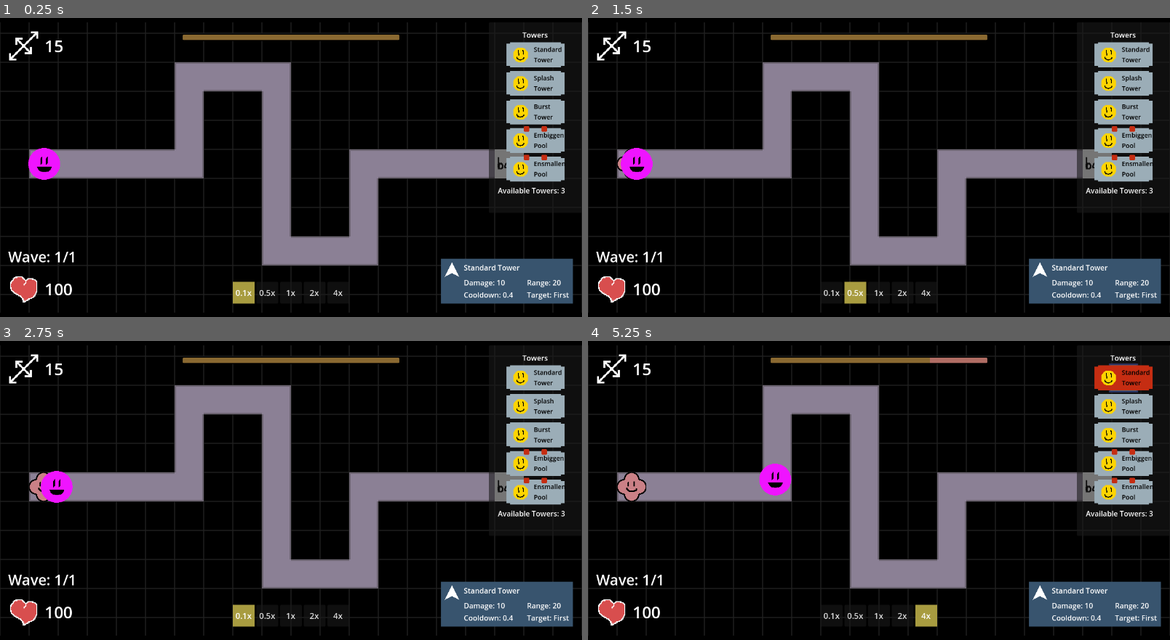
Above: before the commit, frames 1-4 (two rows, left to right).
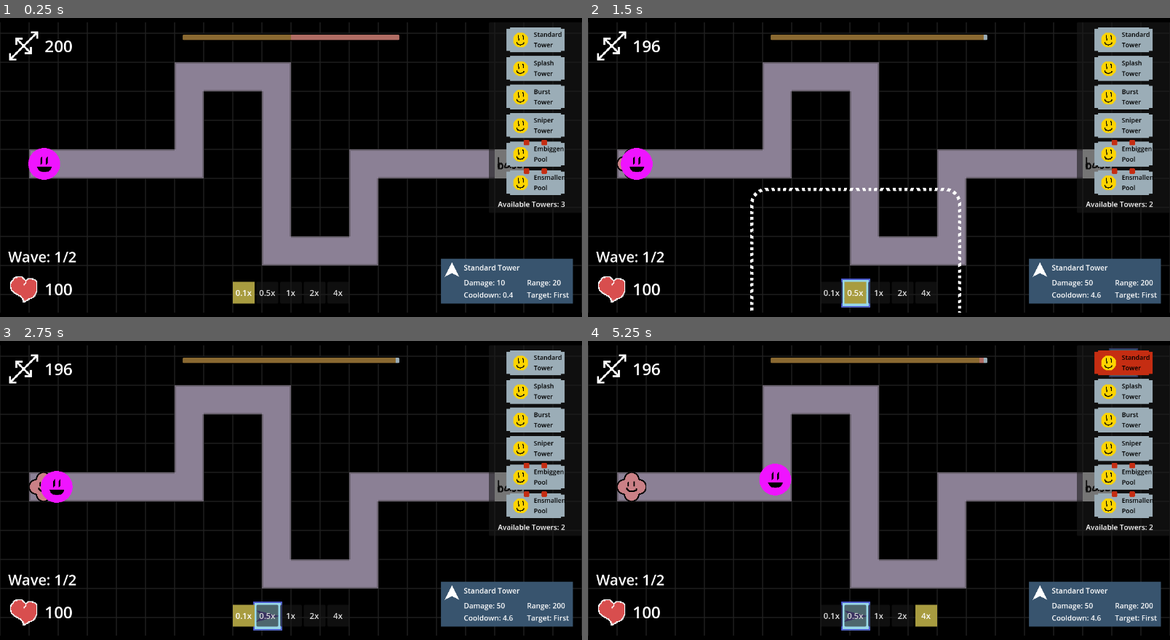
Above: after the commit, the same moments.

Repository: ladybunne/gmtk-game-jam-2024
Game: Godot game, scene res://MainScene.tscn
Two runs of this game, one before a commit and one after it. Both use one fixed random seed, a clock stepped at 60 frames per second and the inputs below.
Inputs (mouse positions are in pixels of both pictures, inside the frame that each line leads up to):
- Up to frame 1 (0.25 s): no input
- Up to frame 2 (1.5 s): click (1123, 125) at 0.5 s, where only the run after the commit has a clickable "Sniper Tower"; click "0.5x" at 1.25 s
- Up to frame 3 (2.75 s): click "0.1x" at 2 s
- Up to frame 4 (5.25 s): click "1x" at 2.75 s; click "2x" at 3.5 s; click "4x" at 4.25 s; click "Standard Tower" at 5 s

The runs differ from the first frame. In frame 1, 4.2% of the frame differs, in the area x 7-98%, y 3-82%; in frame 2, 4.6%; in frame 3, 4.3%; in frame 4, 4.8%, in the area x 9-98%, y 2-97%.

Commit message:
New Wave Bossanova + AudioStuff and towers

Diff:
--- /dev/null
+++ b/Assets/Polygons/SniperGon.tscn
@@ -0,0 +1,10 @@
+[gd_scene format=3 uid="uid://df4ah82qfo3a6"]
+
+[node name="Polygon2D" type="Polygon2D"]
+scale = Vector2(0.8, 0.8)
+color = Color(0.678, 0.847, 0.902, 1)
+polygon = PackedVector2Array(32, 0, -32, 16, -16, 0, -32, -16)
+
+[node name="FiringPoint" type="Node2D" parent="."]
+unique_name_in_owner = true
+position = Vector2(32, 0)
--- a/AudioManager.gd
+++ b/AudioManager.gd
@@ -22,7 +22,7 @@
 	_add_bus("SFX")
 
 	# create audio source
-	_create_2DaudioSources(2)
+	_create_2DaudioSources(30)
 	_create_3DaudioSources(5)
 	_create_musicAudioSources(2)
 
--- a/GameManager.gd
+++ b/GameManager.gd
@@ -1,6 +1,6 @@
 extends Node
 
-var buildResource = 15
+var buildResource = 200
 var areaToBuildResourceRatio = 1.0/1024.0
 
 var barMax
@@ -101,6 +101,10 @@
 				p.position = p.get_global_mouse_position()
 				get_tree().get_first_node_in_group("bigButton" if poolIsBig else "smallButton").ConsumeCharge()
 				placingPool = false
+				if poolIsBig:
+					AudioManager.play_sfx("mwap")
+				else:
+					AudioManager.play_sfx("awmp")
 
 
 			if placing:
--- a/GameThings/Enemy.gd
+++ b/GameThings/Enemy.gd
@@ -1,6 +1,7 @@
 class_name Enemy extends CharacterBody2D
 
 var data: UnitData
+var baseSpeed: float = 100
 @export var speed: float = 100
 @export var health: float = 100
 @export var type: UnitData.UnitType
@@ -28,7 +29,8 @@
 	data = myData
 
 func setup():
-	speed = data.startSpeed
+	baseSpeed = data.startSpeed
+	speed = baseSpeed
 	health = data.startHealth
 	bigness = health
 	maxHealth = health
@@ -117,15 +119,25 @@
 	maxHealth += damage
 	%ProgressBar.max_value += damage
 	bigness += damage
+	update_speed(damage, false)
 	%ProgressBar.show()
 	updateScale()
 	update_healthbar()
+
+func update_speed(modifier: float, faster: bool):
+	if faster:
+		speed += modifier
+	else:
+		speed -= modifier
+	if speed < baseSpeed/2:
+		speed = baseSpeed/2
 
 func ensmallen(damage: float):
 	maxHealth -= damage
 	%ProgressBar.max_value -= damage
 	bigness -= damage
 	checkDead()
+	update_speed(damage, true)
 	%ProgressBar.show()
 	updateScale()
 	update_healthbar()
--- a/GameThings/Spawner.gd
+++ b/GameThings/Spawner.gd
@@ -27,7 +27,7 @@
 	get_tree().get_first_node_in_group("WaveText").text = "Wave: " \
 	+str(currentWaveIndex+1)+"/"+str(waveSet.waves.size())
 
-func spawn_unit():
+func spawn_units():
 	while currentUnitIndex < currentCorps.units.size():
 		create_enemy(currentUnit)
 		next_unit_spawn_timer.wait_time = currentCorps.unitInterval
@@ -43,10 +43,10 @@
 		get_parent().add_child(new_enemy)
 
 
-func spawn_corps(corps: CorpsData):
+func spawn_all_corps(corps: CorpsData):
 	while currentCorpsIndex < currentWave.corps.size():
 		print("Wave "+str(currentWaveIndex+1) + ", Corps "+str(currentCorpsIndex+1))
-		spawn_unit()
+		spawn_units()
 		next_corps_spawn_timer.wait_time = currentWave.corpsInterval
 		next_corps_spawn_timer.start()
 		await next_corps_spawn_timer.timeout
@@ -55,12 +55,12 @@
 
 func spawn_wave(wave: WaveData):
 	while currentWaveIndex < waveSet.waves.size():
-		spawn_corps(currentCorps)
+		await spawn_all_corps(currentCorps)
+		currentWaveIndex+=1
+		GameManager.availableTowers += 0.5
 		next_wave_timer.wait_time = waveSet.waveInterval
 		next_wave_timer.start()
 		await next_wave_timer.timeout
-		currentWaveIndex+=1
-		GameManager.availableTowers += 0.5
 	print("out of waves")
 
 #DEPRECATED
--- a/GameThings/Tower.gd
+++ b/GameThings/Tower.gd
@@ -14,9 +14,13 @@
 @onready var standard_gon: PackedScene = preload("res://Assets/Polygons/StandardGon.tscn")
 @onready var capacity_gon: PackedScene = preload("res://Assets/Polygons/CapacityGon.tscn")
 @onready var splash_gon: PackedScene = preload("res://Assets/Polygons/SplashGon.tscn")
+@onready var sniper_gon: PackedScene = preload("res://Assets/Polygons/SniperGon.tscn")
 @onready var sprite: Node2D:
 	get:
 		return polygon
+var isEqualizer: bool:
+	get:
+		return tower_data.type == TowerData.TowerType.Equalizer
 enum TargetingMode {
 	FIRST,
 	LAST,
@@ -78,6 +82,10 @@
 			damage *= currentCost/4
 		TowerData.TowerType.Ensmallen:
 			damage *= currentCost/4
+		TowerData.TowerType.Sniper:
+			cooldown -= currentCost/10
+			damage *= currentCost/8
+
 
 func Setup():
 	setup = true
@@ -90,6 +98,9 @@
 			add_child(polygon)
 		TowerData.TowerType.Splash:
 			polygon = splash_gon.instantiate()
+			add_child(polygon)
+		TowerData.TowerType.Sniper:
+			polygon = sniper_gon.instantiate()
 			add_child(polygon)
 		_:
 			pass
@@ -122,7 +133,7 @@
 			buffer_shot = false
 
 func _draw() -> void:
-	if target != null:
+	if target != null && !isEqualizer:
 		draw_line(to_local(firing_point.global_position),to_local(target.position), polygon.color, 2)
 
 func recolor():
@@ -147,6 +158,8 @@
 
 func retarget():
 	target = null
+	if isEqualizer:
+		return
 	if handle.resizing: return
 	for enemy in enemies_in_range:
 		if target == null:
@@ -202,7 +215,7 @@
 				damage_volley()
 			TowerData.TowerType.Splash:
 				#radius around target is affected
-				print("sploosh")
+				#print("sploosh")
 				for enemy in get_tree().get_nodes_in_group("Enemy"):
 					if enemy.global_position.distance_to(target.global_position) < splash_range:
 						#print(enemy.name + " is about to get splooshed")
@@ -212,14 +225,37 @@
 						else:
 							enemy.take_damage(damage, enemy.position-target.position)
 				splash_visibility(target.global_position)
+			TowerData.TowerType.Sniper:
+				target.take_damage(damage, directionToEnemy)
+			TowerData.TowerType.Equalizer:
+				print("this shouldn't happen because equalizers don't target")
 			_:
 				print("how did we have NO TowerType?")
+		if isEqualizer:
+			Equalize()
 		AudioManager.play_sfx(tower_data.shot_sfx_string)
 		if !override_standard:
 			shot_timer.start(cooldown)
 	else:
 		shot_timer.stop() #idk if i need this but ohwell
 		buffer_shot = true #
+
+func Equalize():
+	var totalBigness: float = 0
+	var totalHealth: float = 0
+	var totalSpeed: float = 0
+	for enemy in enemies_in_range:
+		totalBigness+- enemy.bigness
+		totalHealth += enemy.health
+		totalSpeed += enemy.speed
+	var averageBig = totalBigness/enemies_in_range.size()
+	var averageHealth = totalHealth/enemies_in_range.size()
+	var averageSpeed = totalSpeed/enemies_in_range.size()
+
+	for enemy in enemies_in_range:
+		enemy.health = lerpf(enemy.health, averageHealth, tower_data.damage)
+		enemy.speed = lerpf(enemy.speed, averageSpeed, tower_data.damage)
+		enemy.bigness = lerpf(enemy.bigness, averageBig, tower_data.damage)
 
 func splash_visibility(position: Vector2):
 	var sprite = Sprite2D.new()
--- /dev/null
+++ b/GameThings/TowerResources/DebuffTower.tres
@@ -0,0 +1,15 @@
+[gd_resource type="Resource" script_class="TowerData" load_steps=2 format=3 uid="uid://d28j28j2kco5y"]
+
+[ext_resource type="Script" path="res://GameThings/TowerResources/TowerData.gd" id="1_3kl2f"]
+
+[resource]
+resource_local_to_scene = true
+script = ExtResource("1_3kl2f")
+damage = 5.0
+cooldown = 0.5
+target_range = 10.0
+splash_range = 200.0
+ammo_capacity = 10.0
+rate_of_fire = 0.1
+type = 7
+shot_sfx_string = "gurgle"
--- /dev/null
+++ b/GameThings/TowerResources/EqualizerTower.tres
@@ -0,0 +1,14 @@
+[gd_resource type="Resource" script_class="TowerData" load_steps=2 format=3 uid="uid://bk04pbhemvs06"]
+
+[ext_resource type="Script" path="res://GameThings/TowerResources/TowerData.gd" id="1_jbrba"]
+
+[resource]
+script = ExtResource("1_jbrba")
+damage = 5.0
+cooldown = 0.0
+target_range = 100.0
+splash_range = 200.0
+ammo_capacity = 10.0
+rate_of_fire = 0.1
+type = 6
+shot_sfx_string = ""
--- /dev/null
+++ b/GameThings/TowerResources/SniperTower.tres
@@ -0,0 +1,15 @@
+[gd_resource type="Resource" script_class="TowerData" load_steps=2 format=3 uid="uid://c4wjsnb3kd8rm"]
+
+[ext_resource type="Script" path="res://GameThings/TowerResources/TowerData.gd" id="1_cgvbt"]
+
+[resource]
+resource_local_to_scene = true
+script = ExtResource("1_cgvbt")
+damage = 100.0
+cooldown = 5.0
+target_range = 200.0
+splash_range = 200.0
+ammo_capacity = 10.0
+rate_of_fire = 0.1
+type = 5
+shot_sfx_string = "bang"
--- a/GameThings/TowerResources/StandardTower.tres
+++ b/GameThings/TowerResources/StandardTower.tres
@@ -12,4 +12,4 @@
 ammo_capacity = 10.0
 rate_of_fire = 0.1
 type = 0
-shot_sfx_string = "puh"
+shot_sfx_string = "bang"
--- a/GameThings/TowerResources/TowerData.gd
+++ b/GameThings/TowerResources/TowerData.gd
@@ -1,6 +1,6 @@
 class_name TowerData extends Resource
 
-enum TowerType{Standard, Capacity, Splash, Embiggen, Ensmallen}
+enum TowerType{Standard, Capacity, Splash, Embiggen, Ensmallen, Sniper, Equalizer, Debuff}
 
 @export_group("Stats")
 @export var damage: float = 5
--- a/GameThings/WaveResources/AllWaves.tres
+++ b/GameThings/WaveResources/AllWaves.tres
@@ -1,11 +1,12 @@
-[gd_resource type="Resource" script_class="WaveSetData" load_steps=4 format=3 uid="uid://dt70iia72xli4"]
+[gd_resource type="Resource" script_class="WaveSetData" load_steps=5 format=3 uid="uid://dt70iia72xli4"]
 
 [ext_resource type="Script" path="res://GameThings/WaveResources/WaveSetData.gd" id="1_e4g3t"]
 [ext_resource type="Script" path="res://GameThings/WaveResources/WaveData.gd" id="2_1cryo"]
+[ext_resource type="Resource" uid="uid://wymn1ghog0qh" path="res://GameThings/WaveResources/ExampleWave.tres" id="3_88pxo"]
 [ext_resource type="Resource" uid="uid://fa1rp6ehrxts" path="res://GameThings/WaveResources/SpecialWave.tres" id="3_u2pk0"]
 
 [resource]
 resource_local_to_scene = true
 script = ExtResource("1_e4g3t")
-waves = Array[ExtResource("2_1cryo")]([ExtResource("3_u2pk0")])
-waveInterval = 60.0
+waves = Array[ExtResource("2_1cryo")]([ExtResource("3_u2pk0"), ExtResource("3_88pxo")])
+waveInterval = 5.0
--- a/Scenes/UI/UI.tscn
+++ b/Scenes/UI/UI.tscn
@@ -6,17 +6,98 @@
 [ext_resource type="Texture2D" uid="uid://b87ge5byu3q03" path="res://Assets/Sprites/barProgress2.png" id="4_2nsox"]
 [ext_resource type="Script" path="res://Scenes/UI/ResourceBar.gd" id="4_4iij1"]
 [ext_resource type="PackedScene" uid="uid://bne2y7benlta3" path="res://Scenes/UI/SpeedControlUI.tscn" id="6_4y3xo"]
-[ext_resource type="PackedScene" uid="uid://datu6fcwhci0d" path="res://Scenes/UI/BigcraftUI.tscn" id="7_cqopu"]
+[ext_resource type="PackedScene" path="res://Scenes/UI/BigcraftUI.tscn" id="7_cqopu"]
 [ext_resource type="PackedScene" uid="uid://bqe0ghafx8o7c" path="res://Scenes/UI/TowerInfoUI.tscn" id="8_j376u"]
 [ext_resource type="PackedScene" uid="uid://dw0t4n08wc5g5" path="res://GameThings/TowerButton.tscn" id="9_0k1bh"]
 [ext_resource type="PackedScene" path="res://Scenes/UI/BaseHealthUI.tscn" id="9_8ccqo"]
-[ext_resource type="Resource" uid="uid://bwmbm3j4cnijd" path="res://GameThings/TowerResources/SplashTower.tres" id="11_su80b"]
-[ext_resource type="Resource" uid="uid://b3w47aflwvwyn" path="res://GameThings/TowerResources/CapacityTower.tres" id="12_drnvu"]
+[ext_resource type="Script" path="res://GameThings/TowerResources/TowerData.gd" id="11_2auba"]
 [ext_resource type="Texture2D" uid="uid://bbq5xgac2stx0" path="res://Assets/Sprites/blueSquare.png" id="12_epqg0"]
-[ext_resource type="Resource" uid="uid://cusrae3s6x4bu" path="res://GameThings/TowerResources/EmbiggenTower.tres" id="12_g5fyv"]
 [ext_resource type="Texture2D" uid="uid://c7wsooxicpfxa" path="res://Assets/Sprites/handle2.png" id="12_wid68"]
-[ext_resource type="Resource" uid="uid://cw7s2iabpwjx7" path="res://GameThings/TowerResources/EnsmallenTower.tres" id="13_7b7f3"]
-[ext_resource type="PackedScene" uid="uid://cpu00utrln8y5" path="res://Scenes/UI/EndScreenUI.tscn" id="17_icfck"]
+[ext_resource type="PackedScene" path="res://Scenes/UI/EndScreenUI.tscn" id="17_icfck"]
+
+[sub_resource type="Resource" id="Resource_wltd2"]
+resource_local_to_scene = true
+script = ExtResource("11_2auba")
+damage = 7.0
+cooldown = 0.25
+target_range = 80.0
+splash_range = 50.0
+ammo_capacity = 10.0
+rate_of_fire = 0.1
+type = 0
+shot_sfx_string = "bang"
+
+[sub_resource type="Resource" id="Resource_0kshi"]
+resource_local_to_scene = true
+script = ExtResource("11_2auba")
+damage = 20.0
+cooldown = 3.0
+target_range = 100.0
+splash_range = 120.0
+ammo_capacity = 10.0
+rate_of_fire = 0.1
+type = 2
+shot_sfx_string = "pshh"
+
+[sub_resource type="Resource" id="Resource_44w8x"]
+resource_local_to_scene = true
+script = ExtResource("11_2auba")
+damage = 5.0
+cooldown = 2.0
+target_range = 60.0
+splash_range = 200.0
+ammo_capacity = 20.0
+rate_of_fire = 0.01
+type = 1
+shot_sfx_string = "T"
+
+[sub_resource type="Resource" id="Resource_0cst8"]
+resource_local_to_scene = true
+script = ExtResource("11_2auba")
+damage = 100.0
+cooldown = 5.0
+target_range = 200.0
+splash_range = 200.0
+ammo_capacity = 10.0
+rate_of_fire = 0.1
+type = 5
+shot_sfx_string = "bang"
+
+[sub_resource type="Resource" id="Resource_fokb6"]
+resource_local_to_scene = true
+script = ExtResource("11_2auba")
+damage = 5.0
+cooldown = 0.5
+target_range = 100.0
+splash_range = 200.0
+ammo_capacity = 10.0
+rate_of_fire = 0.1
+type = 3
+shot_sfx_string = "mwap"
+
+[sub_resource type="Resource" id="Resource_g6oy1"]
+resource_local_to_scene = true
+script = ExtResource("11_2auba")
+damage = 5.0
+cooldown = 0.5
+target_range = 100.0
+splash_range = 200.0
+ammo_capacity = 10.0
+rate_of_fire = 0.1
+type = 4
+shot_sfx_string = "awmp"
+
+[sub_resource type="Resource" id="Resource_rplcj"]
+resource_local_to_scene = true
+script = ExtResource("11_2auba")
+damage = 5.0
+cooldown = 2.0
+target_range = 60.0
+splash_range = 200.0
+ammo_capacity = 20.0
+rate_of_fire = 0.01
+type = 1
+shot_sfx_string = "T"
 
 [node name="UI" type="Node"]
 
@@ -141,24 +222,32 @@
 
 [node name="Button" parent="TowerCreateUI/Panel/Container" instance=ExtResource("9_0k1bh")]
 layout_mode = 2
+data = SubResource("Resource_wltd2")
 
 [node name="Button2" parent="TowerCreateUI/Panel/Container" instance=ExtResource("9_0k1bh")]
 layout_mode = 2
-data = ExtResource("11_su80b")
+data = SubResource("Resource_0kshi")
 
 [node name="Label" parent="TowerCreateUI/Panel/Container/Button2" index="1"]
 text = "Splash Tower"
 
 [node name="Button3" parent="TowerCreateUI/Panel/Container" instance=ExtResource("9_0k1bh")]
 layout_mode = 2
-data = ExtResource("12_drnvu")
+data = SubResource("Resource_44w8x")
 
 [node name="Label" parent="TowerCreateUI/Panel/Container/Button3" index="1"]
 text = "Burst Tower"
 
+[node name="Button6" parent="TowerCreateUI/Panel/Container" instance=ExtResource("9_0k1bh")]
+layout_mode = 2
+data = SubResource("Resource_0cst8")
+
+[node name="Label" parent="TowerCreateUI/Panel/Container/Button6" index="1"]
+text = "Sniper Tower"
+
 [node name="Button4" parent="TowerCreateUI/Panel/Container" groups=["bigButton"] instance=ExtResource("9_0k1bh")]
 layout_mode = 2
-data = ExtResource("12_g5fyv")
+data = SubResource("Resource_fokb6")
 pool = true
 poolIsBig = true
 
@@ -185,7 +274,7 @@
 
 [node name="Button5" parent="TowerCreateUI/Panel/Container" groups=["smallButton"] instance=ExtResource("9_0k1bh")]
 layout_mode = 2
-data = ExtResource("13_7b7f3")
+data = SubResource("Resource_g6oy1")
 pool = true
 
 [node name="Label" parent="TowerCreateUI/Panel/Container/Button5" index="1"]
@@ -212,7 +301,7 @@
 [node name="Sell Tower" parent="TowerCreateUI/Panel/Container" instance=ExtResource("9_0k1bh")]
 visible = false
 layout_mode = 2
-data = ExtResource("12_drnvu")
+data = SubResource("Resource_rplcj")
 sell = true
 
 [node name="Texture" parent="TowerCreateUI/Panel/Container/Sell Tower" index="0"]
@@ -250,6 +339,7 @@
 
 [editable path="TowerCreateUI/Panel/Container/Button2"]
 [editable path="TowerCreateUI/Panel/Container/Button3"]
+[editable path="TowerCreateUI/Panel/Container/Button6"]
 [editable path="TowerCreateUI/Panel/Container/Button4"]
 [editable path="TowerCreateUI/Panel/Container/Button5"]
 [editable path="TowerCreateUI/Panel/Container/Sell Tower"]
Not shown, added: Audio/SFX/bang.ogg.import
Not shown, added: Audio/SFX/gurgle.ogg.import
Not shown: 1 places in Scenes/UI/UI.tscn that only renumber resources
Not shown, added: Audio/SFX/bang.ogg
Not shown, added: Audio/SFX/gurgle.ogg
